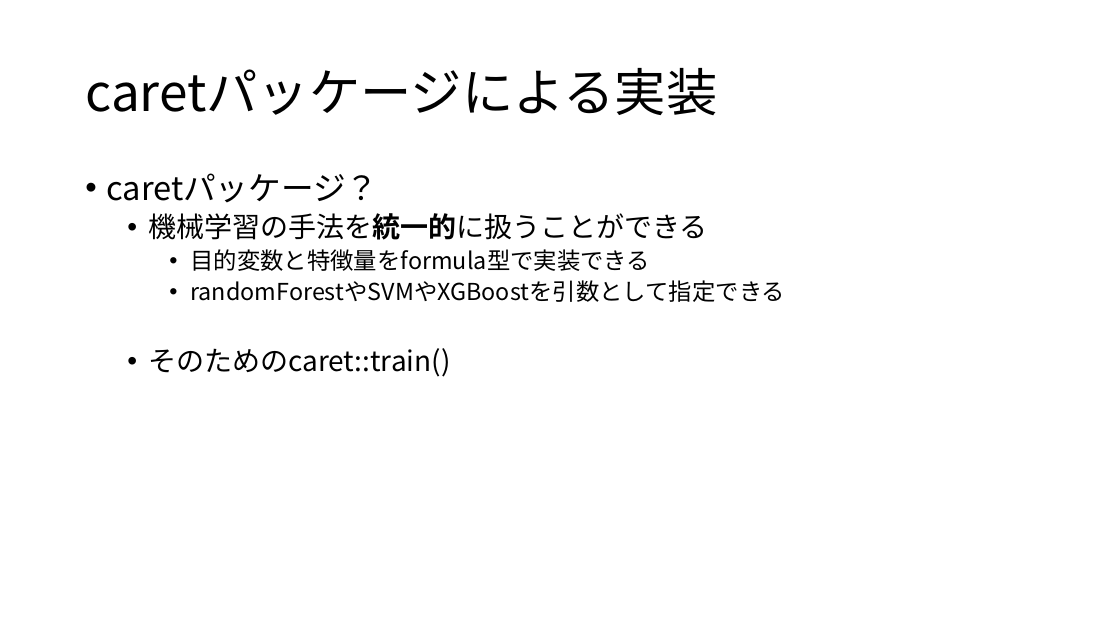
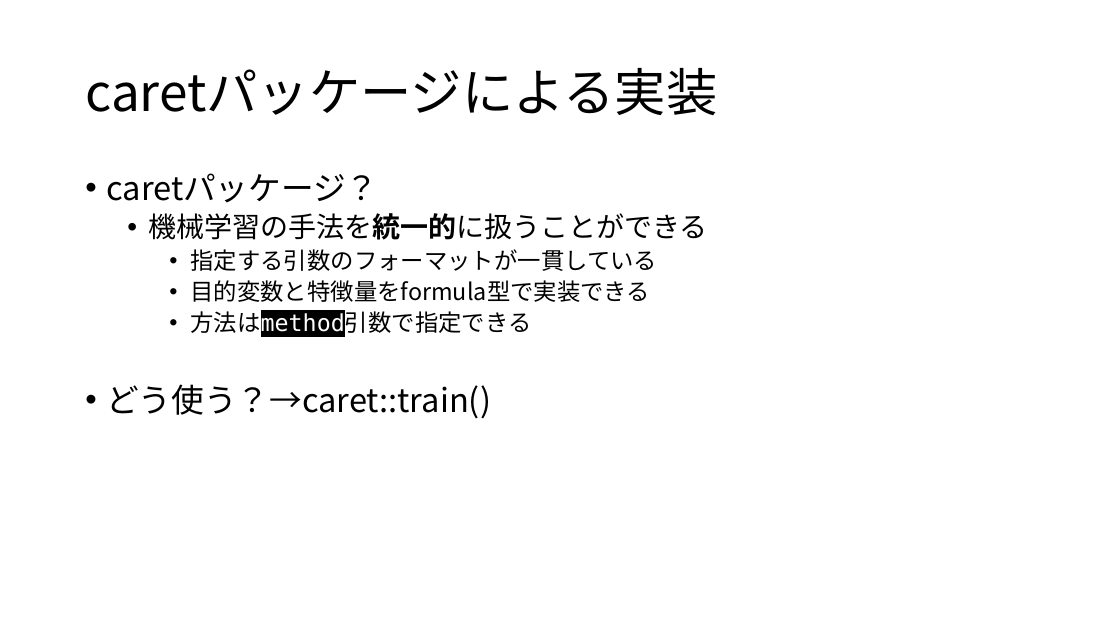
Before and after one commit to 8-u8/Kaggle, a slide deck: slide 21 of Santander/output/caretパッケージを使ったXGBoostのformula型.pptx. Drawn at 1120x630 pixels with LibreOffice and Linux fonts; fonts in the diff are those of the drawing. Boxes give left, top, right and bottom in pixels: in the first picture for what was removed or moved away, otherwise in the second. Text is boxed around its words. In the diff, an @@ line names an element or a change of style, - is before the commit and + after.

```diff
--- a/Santander/output/caretパッケージを使ったXGBoostのformula型.pptx
+++ b/Santander/output/caretパッケージを使ったXGBoostのformula型.pptx
@@ text at bbox=[190, 249, 657, 271]: paragraph added @@
+    • 指定する引数のフォーマットが一貫している
@@ text at bbox=[106, 310, 531, 418]: text changed; size 20 to 28 pt @@
-    • randomForestやSVMやXGBoostを引数として指定できる
-  • そのためのcaret::train()
+    • 方法はmethod引数で指定できる
+• どう使う？→caret::train()
```
Also in this commit, not shown: 3 other slides changed, 1 slide added.
